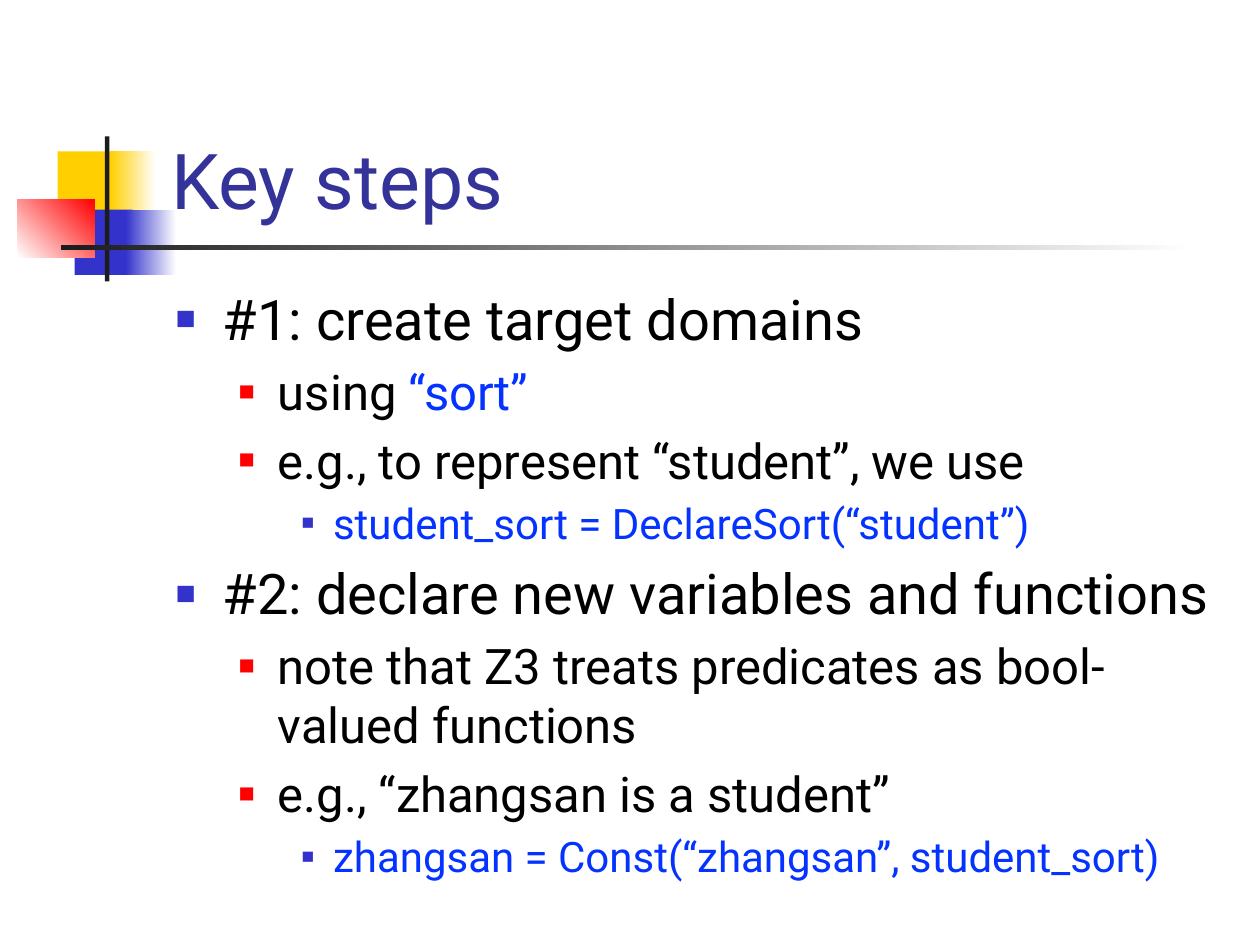
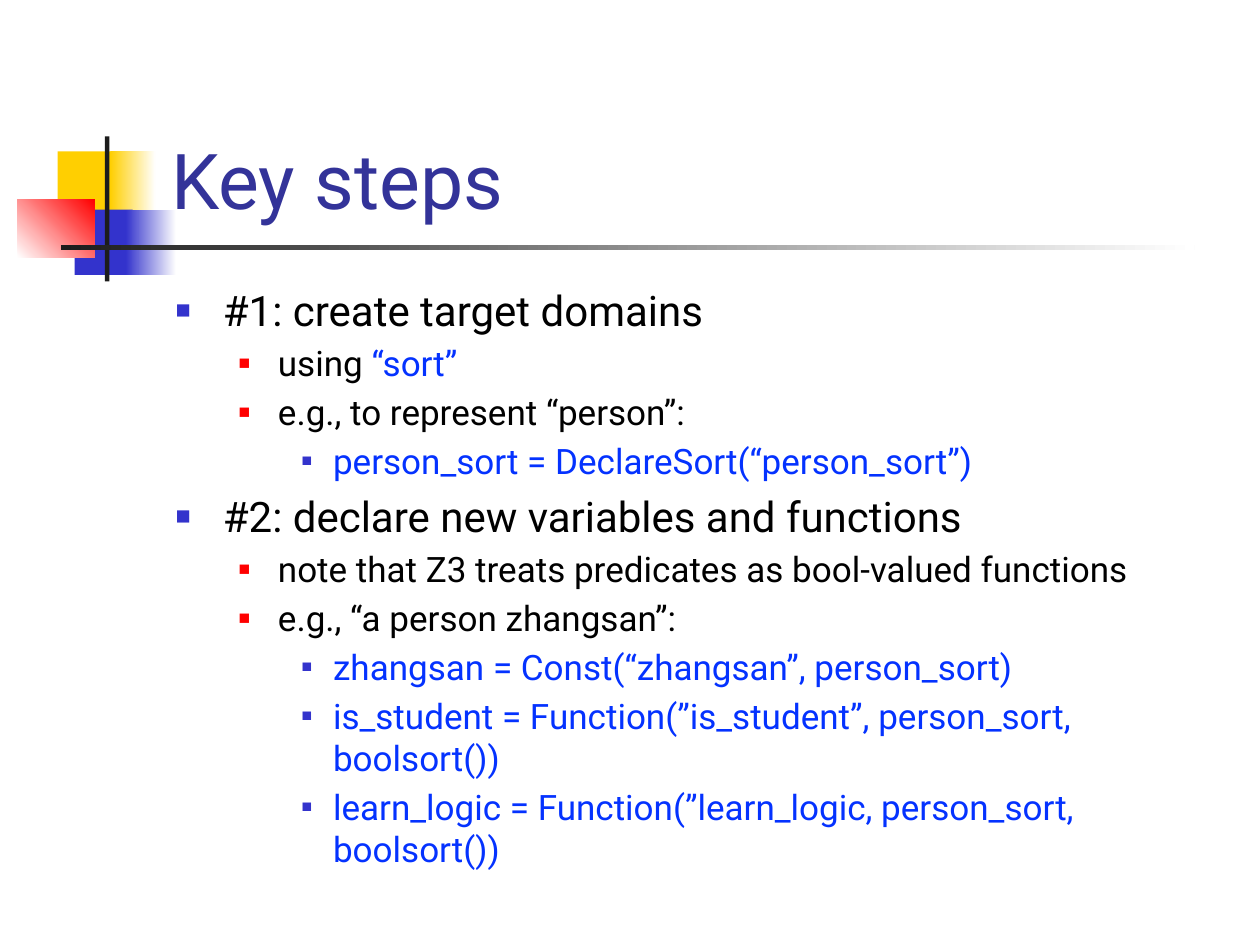
Before and after one commit to csslab-ustc/csslab-ustc.github.io, a slide deck: slide 30 of courses/theory/slides/lec08-predlogic.pptx. Drawn at 1260x945 pixels with LibreOffice and Linux fonts; fonts in the diff are those of the drawing. Boxes give left, top, right and bottom in pixels: in the first picture for what was removed or moved away, otherwise in the second. Text is boxed around its words. In the diff, an @@ line names an element or a change of style, - is before the commit and + after.

```diff
--- a/courses/theory/slides/lec08-predlogic.pptx
+++ b/courses/theory/slides/lec08-predlogic.pptx
@@ text at bbox=[223, 294, 1128, 589]: size 32 to 24 pt in "#1: create target domains", "#2: declare new variables and functions"; size 28 to 20 pt in "using “sort”", "note that Z3 treats predicates as bool-valued ..."; less space between paragraphs @@
@@ text at bbox=[278, 398, 972, 482]: text changed; size 24 to 20 pt @@
-  ■ e.g., to represent “student”, we use
-    ■ student_sort = DeclareSort(“student”)
+  ■ e.g., to represent “person”:
+    ■ person_sort = DeclareSort(“person_sort”)
@@ text at bbox=[278, 604, 1073, 828]: text changed; size 24 to 20 pt @@
-  ■ e.g., “zhangsan is a student”
-    ■ zhangsan = Const(“zhangsan”, student_sort)
+  ■ e.g., “a person zhangsan”:
+    ■ zhangsan = Const(“zhangsan”, person_sort)
+    ■ is_student = Function(”is_student”, person_sort, boolsort())
+    ■ learn_logic = Function(”learn_logic, person_sort, boolsort())
```
Also in this commit, not shown: 1 other slide changed, 1 other file.
